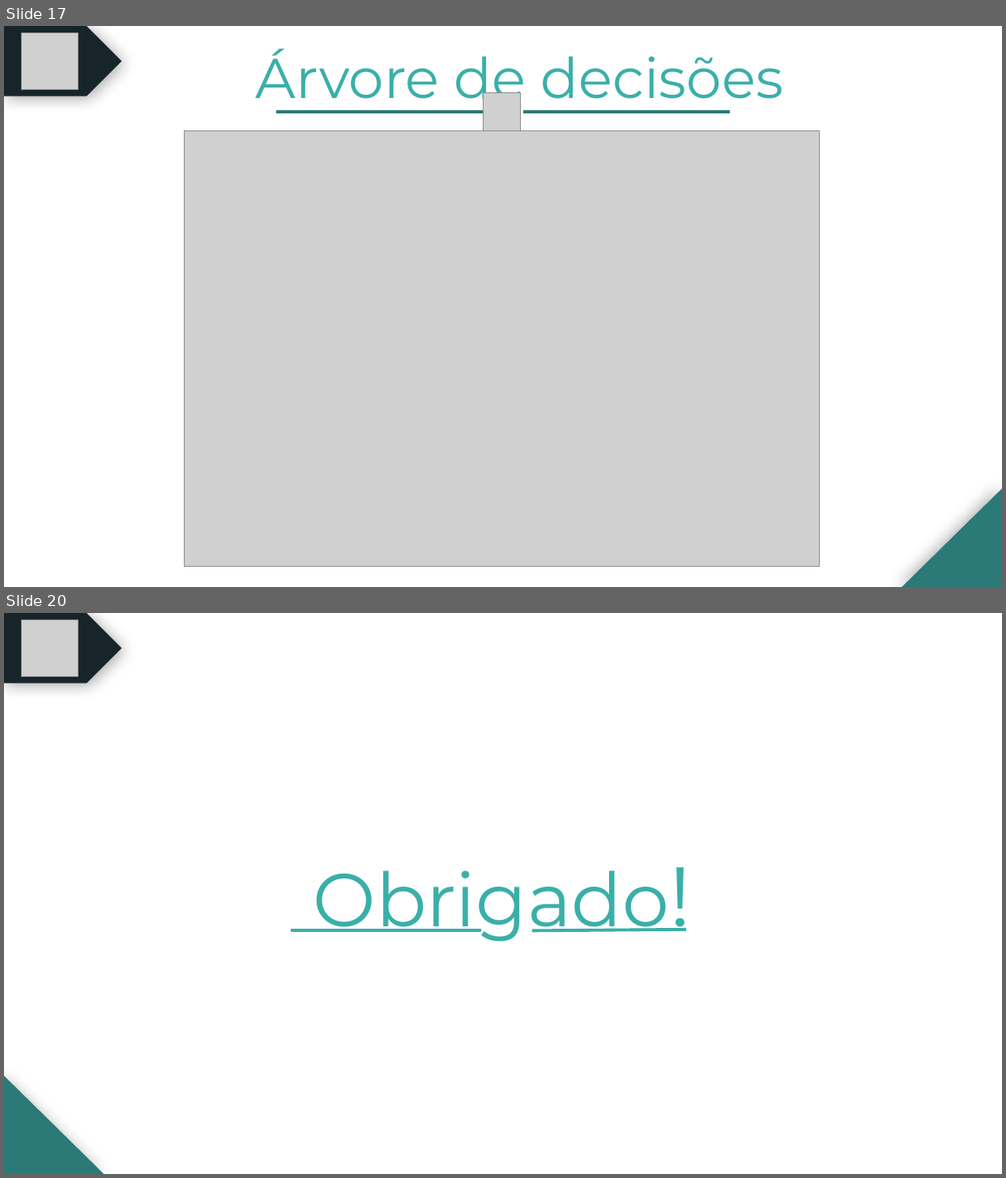
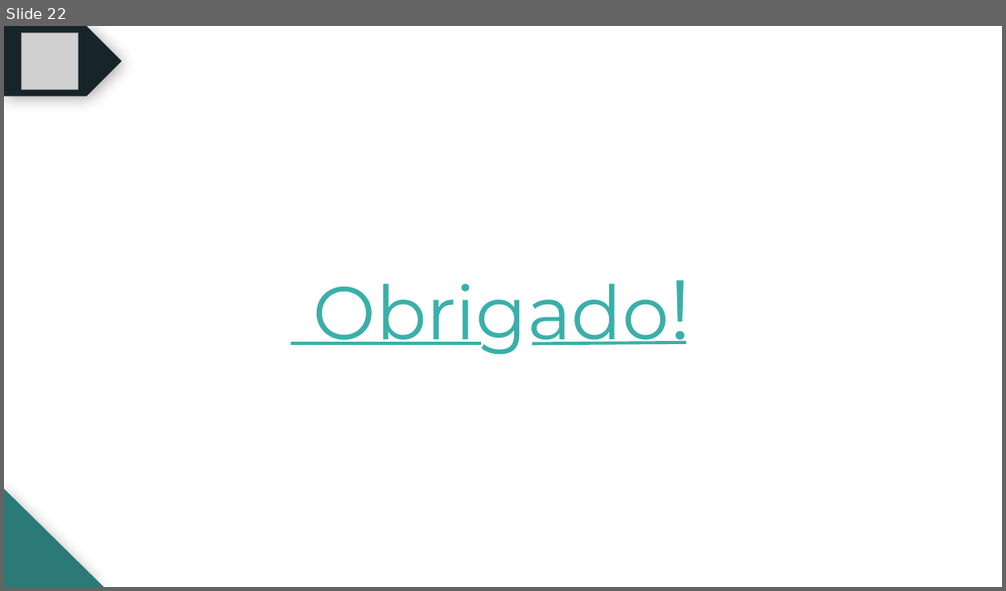
Before and after one commit to BandTec/grupo-10-ccoa-20201, a slide deck: MONITORAMENTO/Documentação/PPTs/Cold Stock Apresentação - Sprint 3.pptx. Shown one above the other, each under a label of ours: slides 17 and 20 before the commit, slide 22 after it; the slides between them are not shown. The pictures are 1006x1178 and 1006x591 pixels, drawn with LibreOffice and Linux fonts; fonts in the diff are those of the drawing; grey boxes stand for pictures. Boxes give left, top, right and bottom in pixels: in the first picture for what was removed or moved away, otherwise in the second. Text is boxed around its words. In the diff, an @@ line names an element or a change of style, - is before the commit and + after.

```diff
--- a/MONITORAMENTO/Documentação/PPTs/Cold Stock Apresentação - Sprint 3.pptx
+++ b/MONITORAMENTO/Documentação/PPTs/Cold Stock Apresentação - Sprint 3.pptx
@@ slide 17 removed at [4, 26, 1002, 587], background #FFFFFF @@
@@ pentagon arrow removed at [4, 26, 121, 96] @@
@@ picture removed at [22, 32, 78, 89] @@
@@ group removed at [256, 49, 783, 130]: 2 lines, 1 text, 1 picture @@
-Árvore de decisões
@@ picture removed at [185, 130, 820, 566] @@
@@ right triangle removed at [902, 489, 1002, 587] @@
@@ what was slide 20 is now slide 22 @@
```
Also in this commit, not shown: 8 slides changed, 11 slides added, 8 other slides removed, 1 other file.
